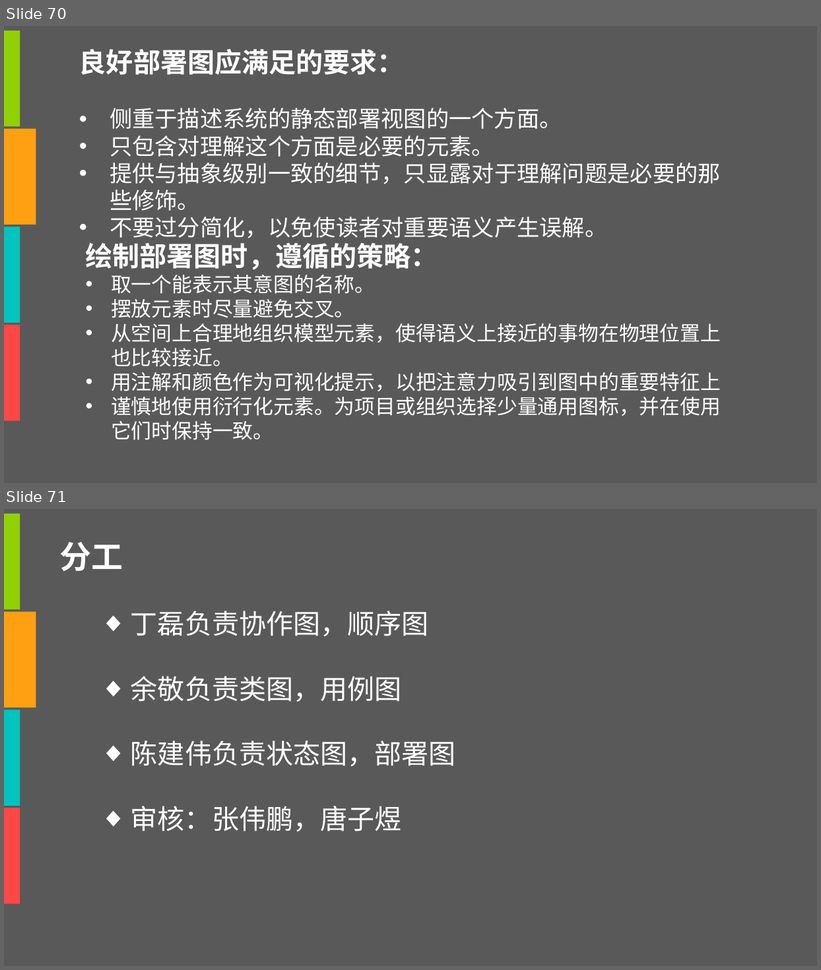
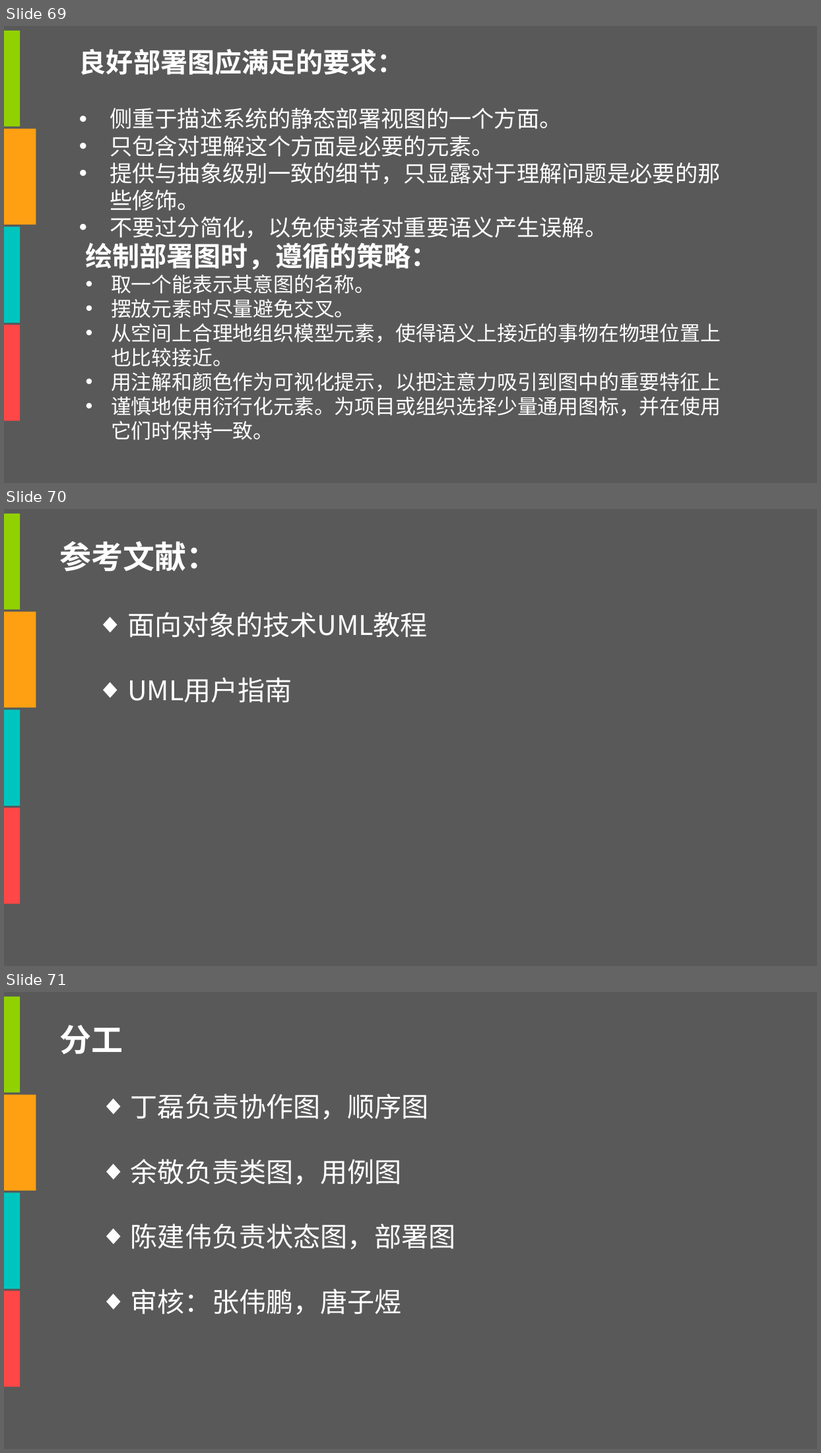
Before and after one commit to tzy502/G16, a slide deck: UML/UML六张图-G16.pptx. Shown one above the other, each under a label of ours: slides 70 and 71 before the commit, slides 69, 70 and 71 after it. The pictures are 821x970 and 821x1453 pixels, drawn with LibreOffice and Linux fonts; fonts in the diff are those of the drawing. Boxes give left, top, right and bottom in pixels: in the first picture for what was removed or moved away, otherwise in the second. Text is boxed around its words. In the diff, an @@ line names an element or a change of style, - is before the commit and + after.

```diff
--- a/UML/UML六张图-G16.pptx
+++ b/UML/UML六张图-G16.pptx
@@ slide 70 added at (x1=4, y1=509, x2=817, y2=966), background #FFFFFF; not listed: 1 template element that a slide beside it also shows @@
@@ rectangle added at (x1=4, y1=514, x2=20, y2=610), fill #91D101 @@
@@ text added at (x1=60, y1=541, x2=218, y2=572), 28 pt, text #FFFFFF, bold @@
+参考文献：
@@ rectangle added at (x1=4, y1=611, x2=36, y2=708), fill #FFA013 @@
@@ text added at (x1=127, y1=612, x2=428, y2=703), 24 pt, text #FFFFFF @@
+◆ 面向对象的技术UML教程
+◆ UML用户指南
@@ rectangle added at (x1=4, y1=710, x2=20, y2=806), fill #00C5BE @@
@@ rectangle added at (x1=4, y1=808, x2=20, y2=904), fill #FF4747 @@
@@ what was slide 70 is now slide 69 @@
```
Also in this commit, not shown: 5 slides changed, 1 slide removed, 1 other file.
